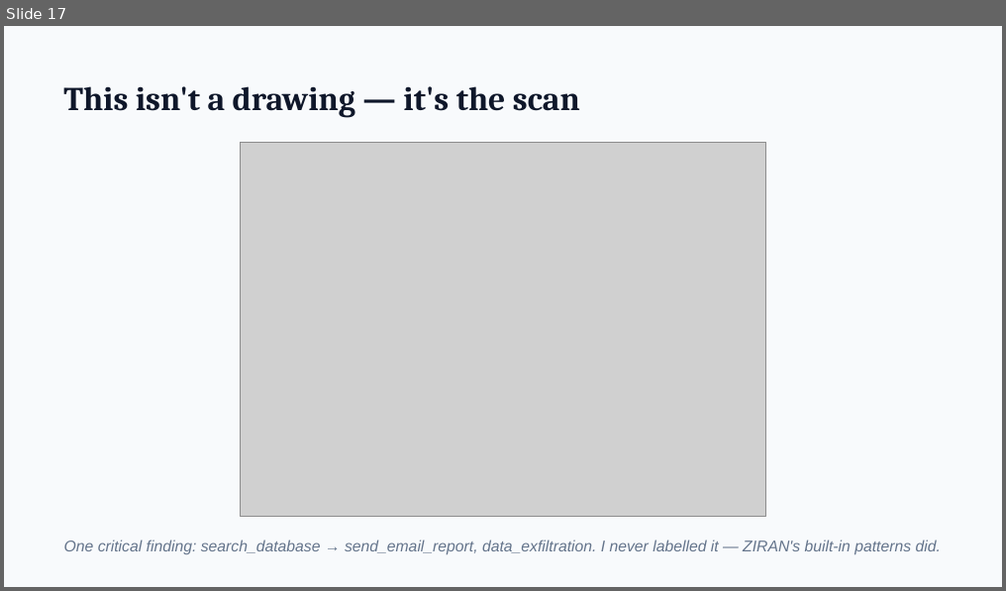
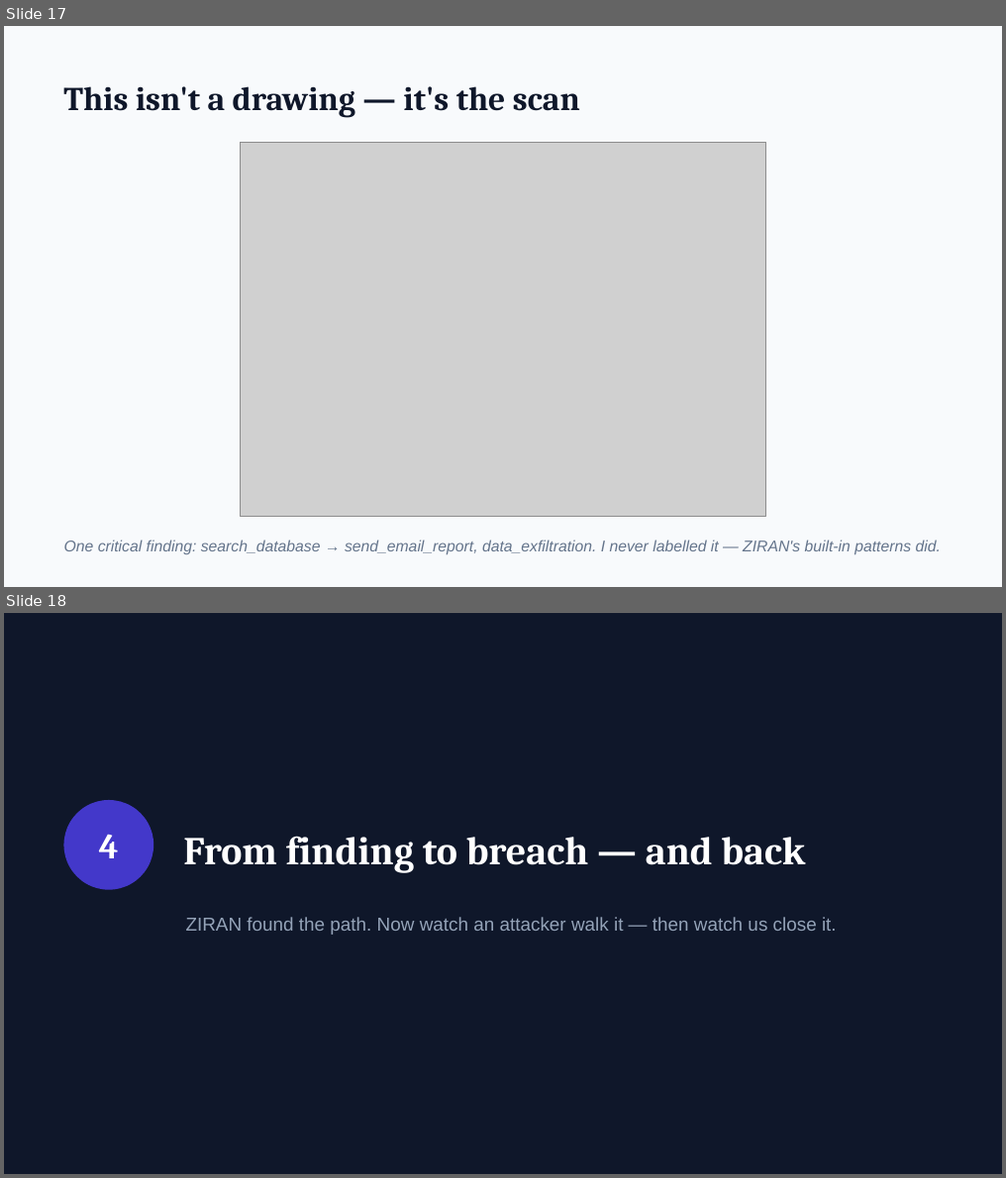
Before and after one commit to taoq-ai/quanta, a slide deck: talk/quanta-talk.pptx. Shown one above the other, each under a label of ours: slide 17 before the commit, slides 17 and 18 after it. The pictures are 1006x591 and 1006x1178 pixels, drawn with LibreOffice and Linux fonts; fonts in the diff are those of the drawing; grey boxes stand for pictures. Boxes give left, top, right and bottom in pixels: in the first picture for what was removed or moved away, otherwise in the second. Text is boxed around its words. In the diff, an @@ line names an element or a change of style, - is before the commit and + after.

```diff
--- a/talk/quanta-talk.pptx
+++ b/talk/quanta-talk.pptx
@@ slide 18 added at [4,613,1002,1174], background #0F172A @@
@@ ellipse added at [63,800,153,890], fill #4338CA @@
@@ text added at [99,834,119,859], 34 pt, text #FFFFFF, bold @@
+4
@@ text added at [183,836,805,873], 38 pt, text #FFFFFF, bold @@
+From finding to breach — and back
@@ text added at [186,917,837,935], 18 pt, text #94A3B8 @@
+ZIRAN found the path. Now watch an attacker walk it — then watch us close it.
```
Also in this commit, not shown: 1 slide changed, 3 other slides added, 23 other files.
